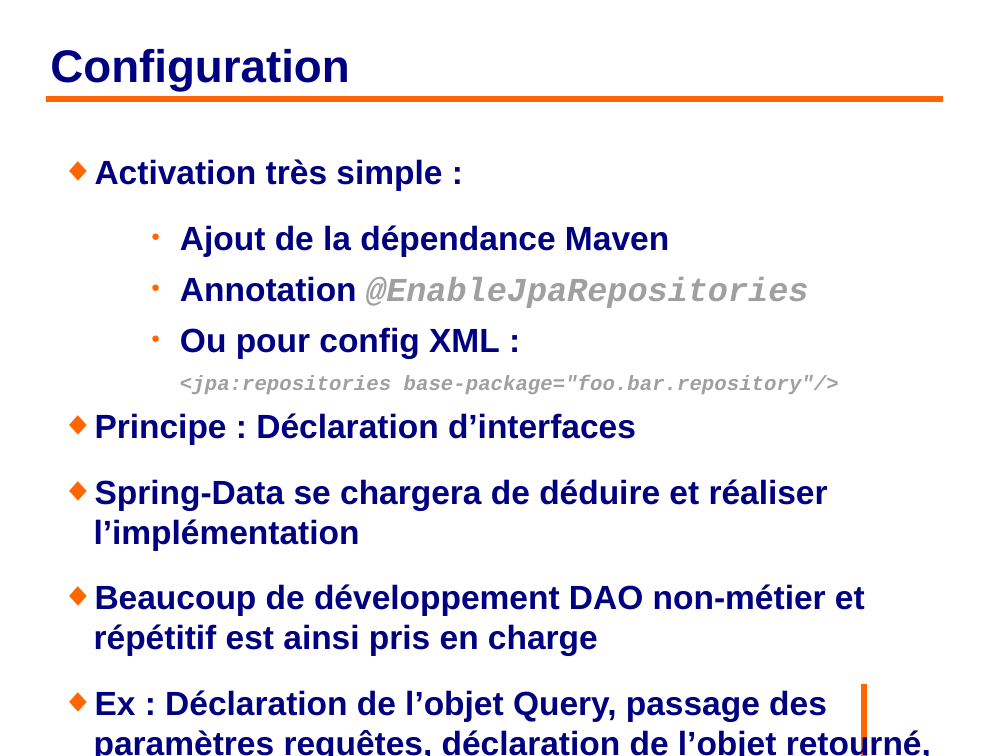
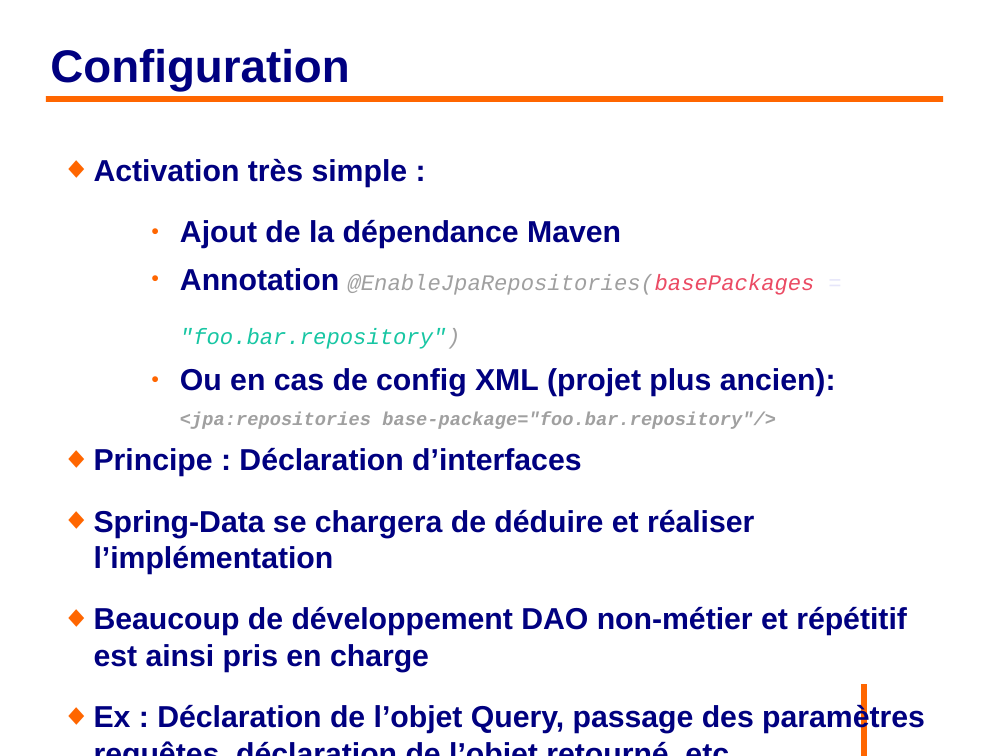
Before and after one commit to philphils/formation-hibernate-avancee, a slide deck: slide 27 of Documentation/diapo_formation_hibernate_avancee.odp. Drawn at 1008x756 pixels with LibreOffice and Linux fonts; fonts in the diff are those of the drawing; background and template pictures are left out. Boxes give left, top, right and bottom in pixels: in the first picture for what was removed or moved away, otherwise in the second. Text is boxed around its words. In the diff, an @@ line names an element or a change of style, - is before the commit and + after.

Commit message:
Fin de la partie diapo Spring-Data, reste le TP

```diff
--- a/Documentation/diapo_formation_hibernate_avancee.odp
+++ b/Documentation/diapo_formation_hibernate_avancee.odp
@@ text at (x1=94, y1=158, x2=925, y2=733): size 26.4 to 23.8 pt in "Activation très simple :", "Ajout de la dépendance Maven", "Principe : Déclaration d’interfaces", "Spring-Data se chargera de déduire et réaliser ..." and 2 more places; size 16.3 to 14.7 pt in "<jpa:repositories base-package="foo.bar.repository"/>" @@
@@ text at (x1=180, y1=268, x2=836, y2=396): text changed; size 26.4 to 17.5 pt; font Arial to Courier New; bold off; italic on @@
-    ● Annotation @EnableJpaRepositories
-    ● Ou pour config XML :
+    ● Annotation @EnableJpaRepositories(basePackages = "foo.bar.repository")
+    ● Ou en cas de config XML (projet plus ancien):
```
Also in this commit, not shown: 4 other slides changed, 7 slides added.
